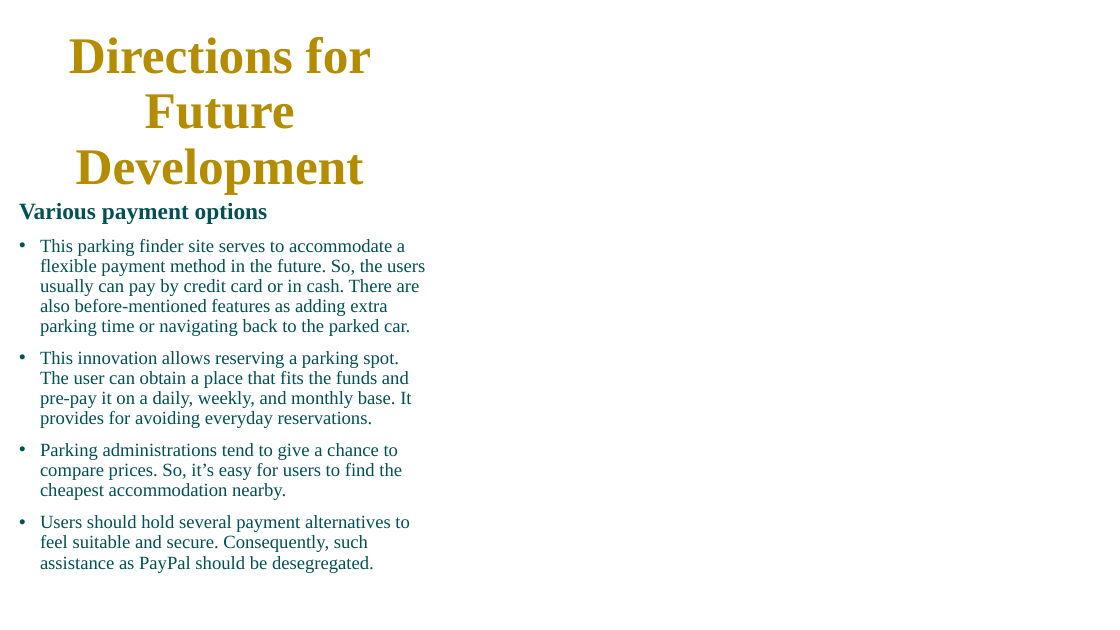
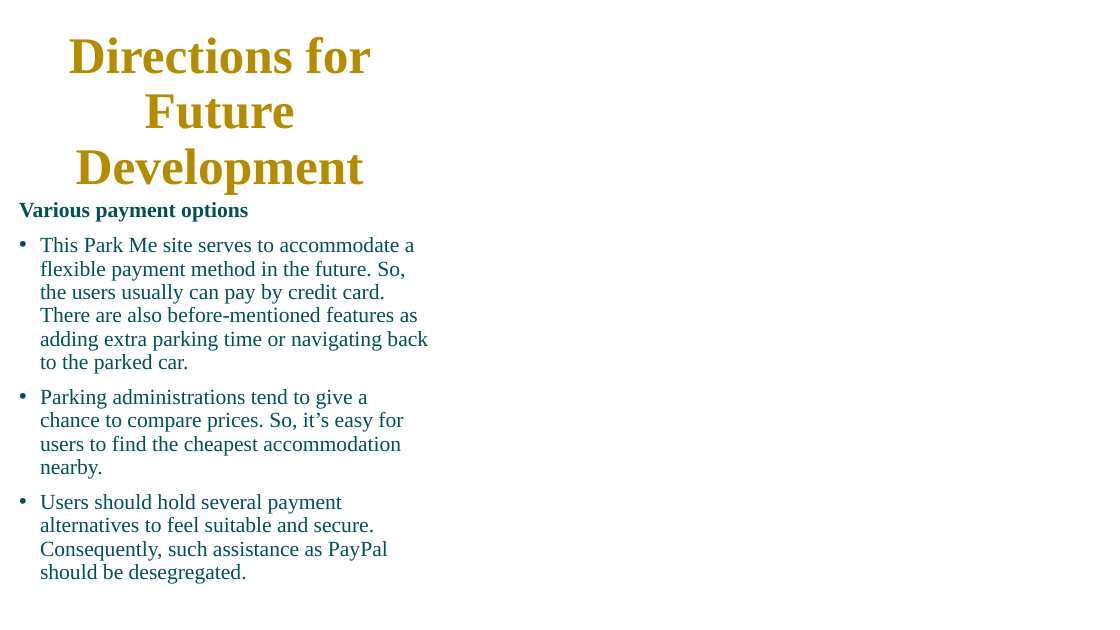
Before and after one commit to Yousiadel/Park-Me-Site, a slide deck: slide 12 of Project 1 for Group2 Parking Site.pptx. Drawn at 1120x630 pixels with LibreOffice and Linux fonts; fonts in the diff are those of the drawing; background and template pictures are left out. Boxes give left, top, right and bottom in pixels: in the first picture for what was removed or moved away, otherwise in the second. Text is boxed around its words. In the diff, an @@ line names an element or a change of style, - is before the commit and + after.

```diff
--- a/Project 1 for Group2 Parking Site.pptx
+++ b/Project 1 for Group2 Parking Site.pptx
@@ text at (19,202,403,561): size 20 to 18.5 pt in "Various payment options"; size 16 to 18.5 pt in "Parking administrations tend to give a chance ...", "Users should hold several payment alternatives to ..." @@
@@ text at (40,237,428,374): text changed; size 16 to 18.5 pt @@
-• This parking finder site serves to accommodate a flexible payment method in the future. So, the users usually can pay by credit card or in cash. There are also before-mentioned features as adding extra parking time or navigating back to the parked car.
-• This innovation allows reserving a parking spot. The user can obtain a place that fits the funds and pre-pay it on a daily, weekly, and monthly base. It provides for avoiding everyday reservations.
+• This Park Me site serves to accommodate a flexible payment method in the future. So, the users usually can pay by credit card. There are also before-mentioned features as adding extra parking time or navigating back to the parked car.
```
Also in this commit, not shown: 7 other slides changed.
